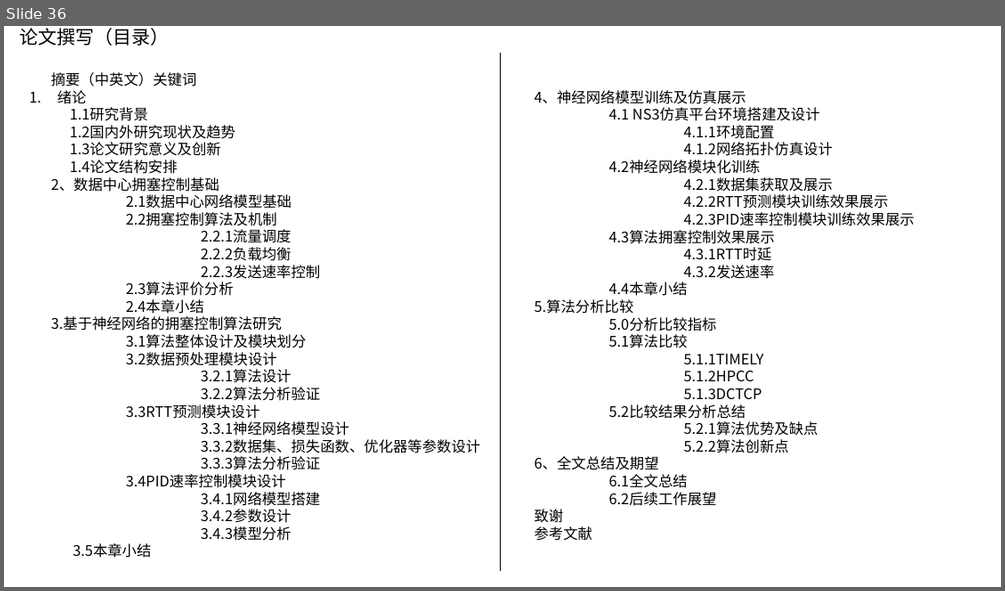
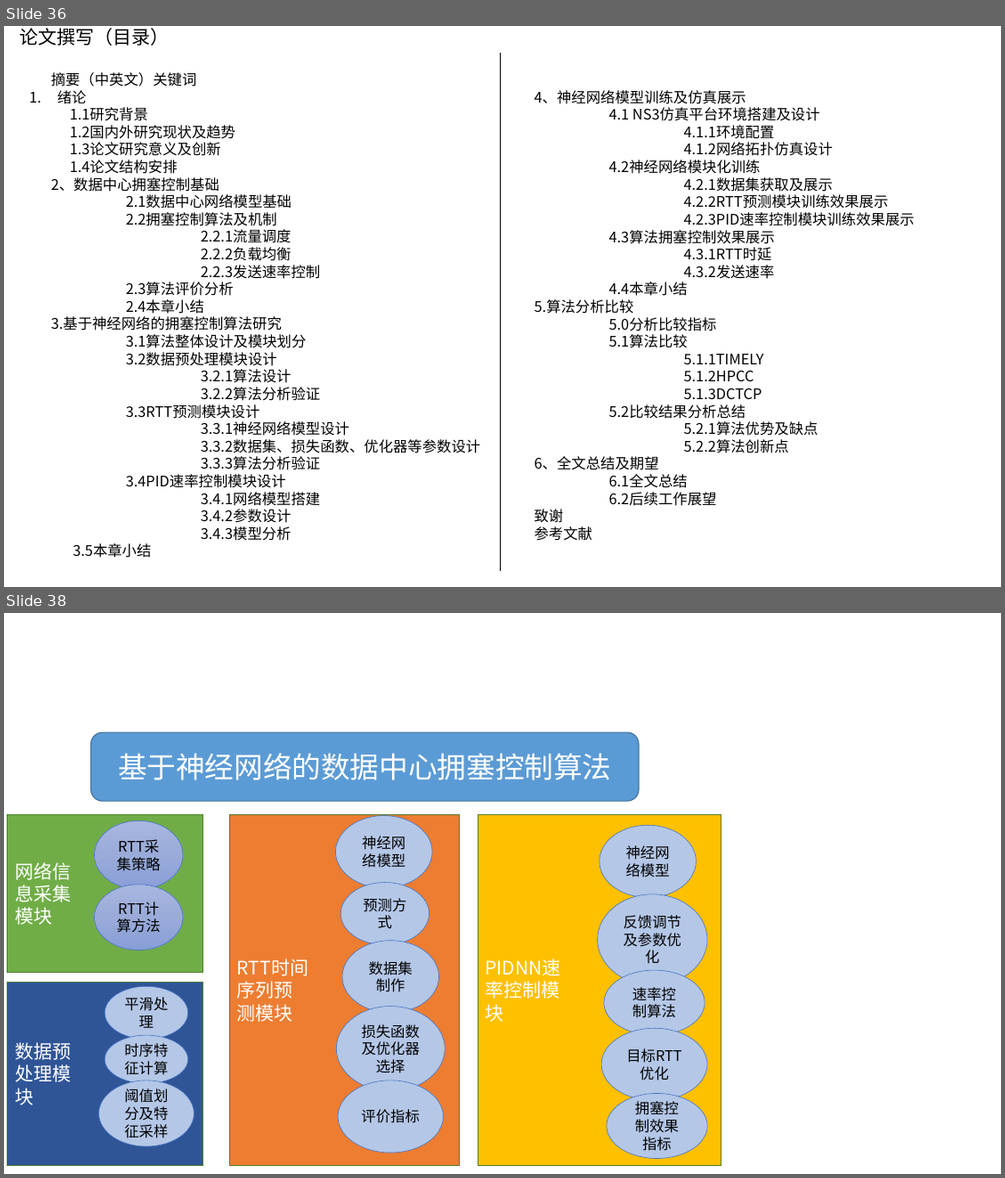
Before and after one commit to JinPeng-Zhang/DCN-LSTM_PID-congestion-control, a slide deck: paper/毕设思路 [自动保存的] [自动保存的].pptx. Shown one above the other, each under a label of ours: slide 36 before the commit, slides 36 and 38 after it; the slides between them are not shown. The pictures are 1005x591 and 1005x1178 pixels, drawn with LibreOffice and Linux fonts; fonts in the diff are those of the drawing. Boxes give left, top, right and bottom in pixels: in the first picture for what was removed or moved away, otherwise in the second. Text is boxed around its words. In the diff, an @@ line names an element or a change of style, - is before the commit and + after.

```diff
--- a/paper/毕设思路 [自动保存的] [自动保存的].pptx
+++ b/paper/毕设思路 [自动保存的] [自动保存的].pptx
@@ slide 38 added at (4, 613, 1001, 1174), background #FFFFFF @@
@@ rounded rectangle added at (90, 732, 639, 802), fill #5B9BD5, outline #43739E 1 pt, 28 pt, text #FFFFFF @@
+基于神经网络的数据中心拥塞控制算法
@@ rectangle added at (8, 815, 202, 973), fill #70AD47, outline #538035 1 pt, 18 pt, text #FFFFFF @@
+网络信息采集模块
@@ ellipse added at (95, 821, 183, 890), fill gradient #A8B7DF to #9AABD9 to #889ED7, outline #4472C4 0.5 pt, 14 pt, text #000000 @@
+RTT采集策略
@@ rectangle added at (230, 815, 460, 1167), fill #ED7D31, outline #538035 1 pt, 18 pt, text #FFFFFF @@
+RTT时间序列预测模块
@@ ellipse added at (335, 816, 432, 888), fill #B4C7E7, outline #4472C4 0.5 pt, 14 pt, text #000000 @@
+神经网络模型
@@ rectangle added at (478, 815, 721, 1167), fill #FFC000, outline #538035 1 pt, 18 pt, text #FFFFFF @@
+PIDNN速率控制模块
@@ ellipse added at (599, 826, 696, 898), fill #B4C7E7, outline #4472C4 0.5 pt, 14 pt, text #000000 @@
+神经网络模型
@@ ellipse added at (95, 884, 183, 950), fill gradient #A8B7DF to #9AABD9 to #889ED7, outline #4472C4 0.5 pt, 14 pt, text #000000 @@
+RTT计算方法
@@ ellipse added at (340, 882, 429, 945), fill #B4C7E7, outline #4472C4 0.5 pt, 14 pt, text #000000 @@
+预测方式
@@ ellipse added at (598, 894, 708, 985), fill #B4C7E7, outline #4472C4 0.5 pt, 14 pt, text #000000 @@
+反馈调节及参数优化
@@ ellipse added at (342, 941, 438, 1013), fill #B4C7E7, outline #4472C4 0.5 pt, 14 pt, text #000000 @@
+数据集制作
@@ rectangle added at (8, 981, 202, 1166), fill #2F5597, outline #538035 1 pt, 18 pt, text #FFFFFF @@
+数据预处理模块
@@ ellipse added at (105, 986, 188, 1038), fill #B4C7E7, outline #4472C4 0.5 pt, 14 pt, text #000000 @@
+平滑处理
@@ ellipse added at (604, 970, 704, 1035), fill #B4C7E7, outline #4472C4 0.5 pt, 14 pt, text #000000 @@
+速率控制算法
@@ ellipse added at (336, 1006, 445, 1091), fill #B4C7E7, outline #4472C4 0.5 pt, 14 pt, text #000000 @@
+损失函数及优化器选择
@@ ellipse added at (105, 1035, 188, 1083), fill #B4C7E7, outline #4472C4 0.5 pt, 14 pt, text #000000 @@
+时序特征计算
@@ ellipse added at (601, 1028, 708, 1101), fill #B4C7E7, outline #4472C4 0.5 pt, 14 pt, text #000000 @@
+目标RTT优化
@@ ellipse added at (99, 1080, 194, 1146), fill #B4C7E7, outline #4472C4 0.5 pt, 14 pt, text #000000 @@
+阈值划分及特征采样
@@ ellipse added at (338, 1080, 443, 1153), fill #B4C7E7, outline #4472C4 0.5 pt, 14 pt, text #000000 @@
+评价指标
@@ ellipse added at (607, 1093, 708, 1159), fill #B4C7E7, outline #4472C4 0.5 pt, 14 pt, text #000000 @@
+拥塞控制效果指标
```
Also in this commit, not shown: 1 other slide added, 2 other files.
